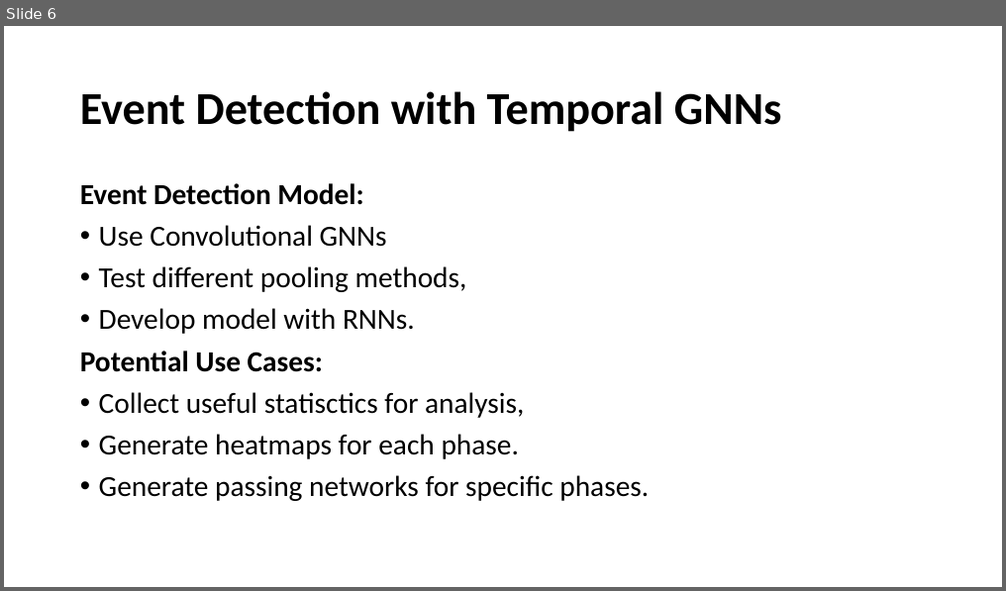
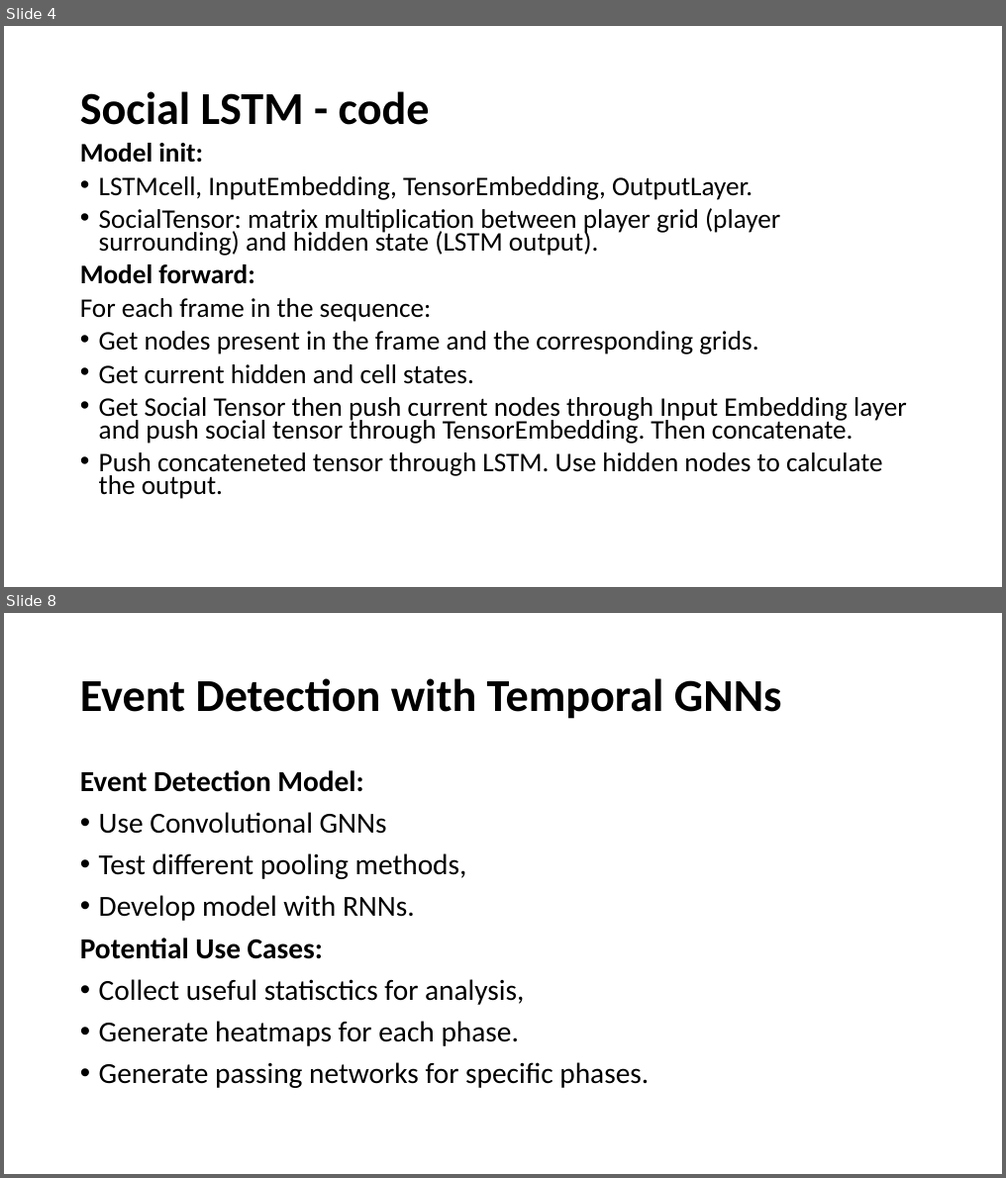
Before and after one commit to Ziolo1999/GNNsFootballEventSpotting, a slide deck: Articles/topic_ideas.pptx. Shown one above the other, each under a label of ours: slide 6 before the commit, slides 4 and 8 after it; the slides between them are not shown. The pictures are 1006x591 and 1006x1178 pixels, drawn with LibreOffice and Linux fonts; fonts in the diff are those of the drawing. Boxes give left, top, right and bottom in pixels: in the first picture for what was removed or moved away, otherwise in the second. Text is boxed around its words. In the diff, an @@ line names an element or a change of style, - is before the commit and + after.

```diff
--- a/Articles/topic_ideas.pptx
+++ b/Articles/topic_ideas.pptx
@@ slide 4 added at (4, 26, 1002, 587), background #FFFFFF @@
@@ title added at (80, 91, 430, 125), 44 pt, text #000000, bold @@
+Social LSTM - code
@@ text added at (80, 143, 907, 499), 25.9 pt, text #000000 @@
+Model init:
+• LSTMcell, InputEmbedding, TensorEmbedding, OutputLayer.
+• SocialTensor: matrix multiplication between player grid (player surrounding) and hidden state (LSTM output).
+Model forward:
+For each frame in the sequence:
+• Get nodes present in the frame and the corresponding grids.
+• Get current hidden and cell states.
+• Get Social Tensor then push current nodes through Input Embedding layer and push social tensor through TensorEmbedding. Then concatenate.
+• Push concateneted tensor through LSTM. Use hidden nodes to calculate the output.
@@ what was slide 6 is now slide 8 @@
```
Also in this commit, not shown: 2 slides changed, 6 other slides added.
